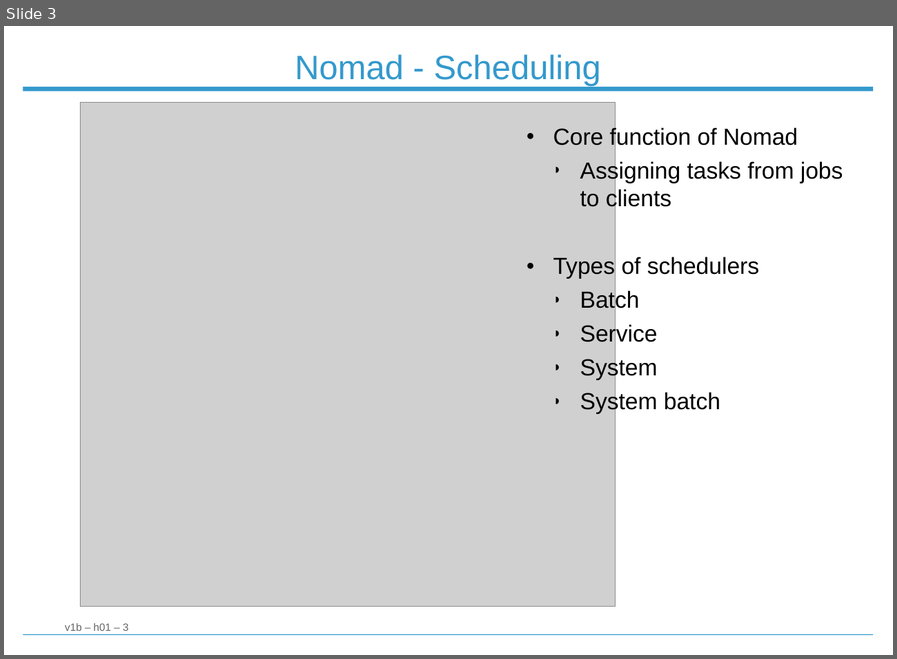
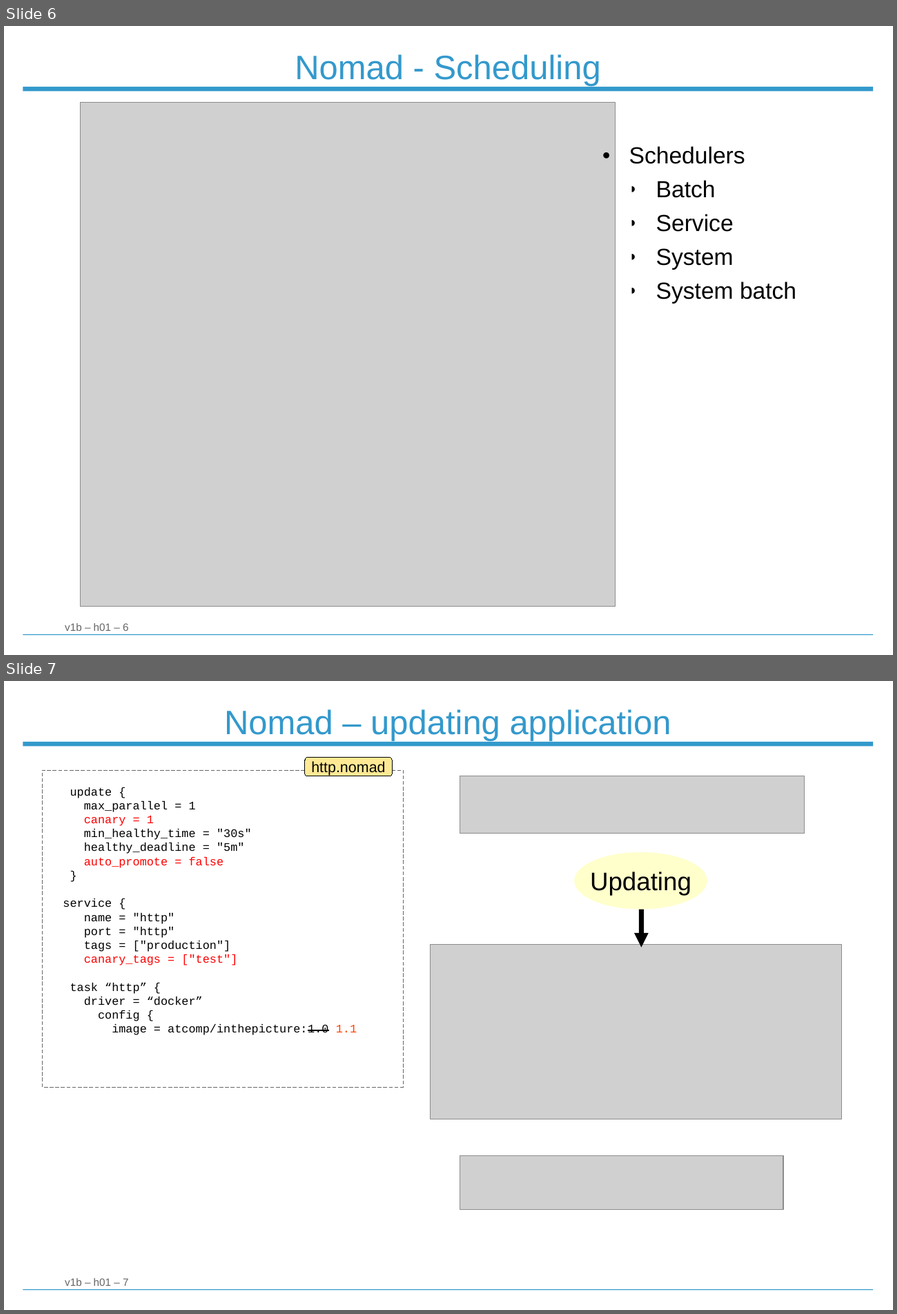
Before and after one commit to Vinclame/at-hashistack-app, a slide deck: presentatie.odp. Shown one above the other, each under a label of ours: slide 3 before the commit, slides 6 and 7 after it. The pictures are 897x659 and 897x1314 pixels, drawn with LibreOffice and Linux fonts; fonts in the diff are those of the drawing; grey boxes stand for pictures; background and template pictures are left out. Boxes give left, top, right and bottom in pixels: in the first picture for what was removed or moved away, otherwise in the second. Text is boxed around its words. In the diff, an @@ line names an element or a change of style, - is before the commit and + after.

```diff
--- a/presentatie.odp
+++ b/presentatie.odp
@@ slide 7 added at [4, 681, 893, 1310], background #FFFFFF; not listed: 3 template elements that a slide beside it also shows @@
@@ text added at [224, 709, 671, 741], 32 pt, text #3399CC @@
+Nomad – updating application
@@ rounded rectangle added at [305, 757, 392, 776], fill #FFE994, outline #000000 0 pt, 14 pt, text #000000 @@
+http.nomad
@@ rectangle added at [42, 770, 403, 1087], outline #666666 0 pt dashed, 11 pt, text #000000 @@
+update {
+max_parallel = 1
+canary = 1
+min_healthy_time = "30s"
+healthy_deadline = "5m"
+auto_promote = false
+}
+service {
+name = "http"
+port = "http"
+tags = ["production"]
+canary_tags = ["test"]
+task “http” {
+driver = “docker”
+config {
+image = atcomp/inthepicture:1.0 1.1
@@ picture added at [460, 776, 804, 833] @@
@@ ellipse added at [574, 852, 707, 909], fill #FFFFCC, 24 pt, text #000000 @@
+Updating
@@ arrow added from (641, 909) to (641, 947), #000000 4.51 pt @@
@@ picture added at [430, 944, 842, 1119] @@
@@ picture added at [460, 1156, 783, 1209] @@
@@ what was slide 3 is now slide 6 @@
@@ slide 6 changed as well @@
@@ text "Schedulers": place and size @@
-text "Schedulers" at [553, 126, 843, 414]
+text "Schedulers" at [629, 146, 796, 303]
@@ text at [629, 146, 745, 164]: text changed @@
-● Core function of Nomad
-  ◗ Assigning tasks from jobs to clients
-● Types of schedulers
+● Schedulers
@@ page number at [65, 623, 129, 630]: text changed @@
-v1b – h01 – 3
+v1b – h01 – 6
```
Also in this commit, not shown: 1 other slide changed, 4 other slides added, 3 slides removed, 6 other files.
